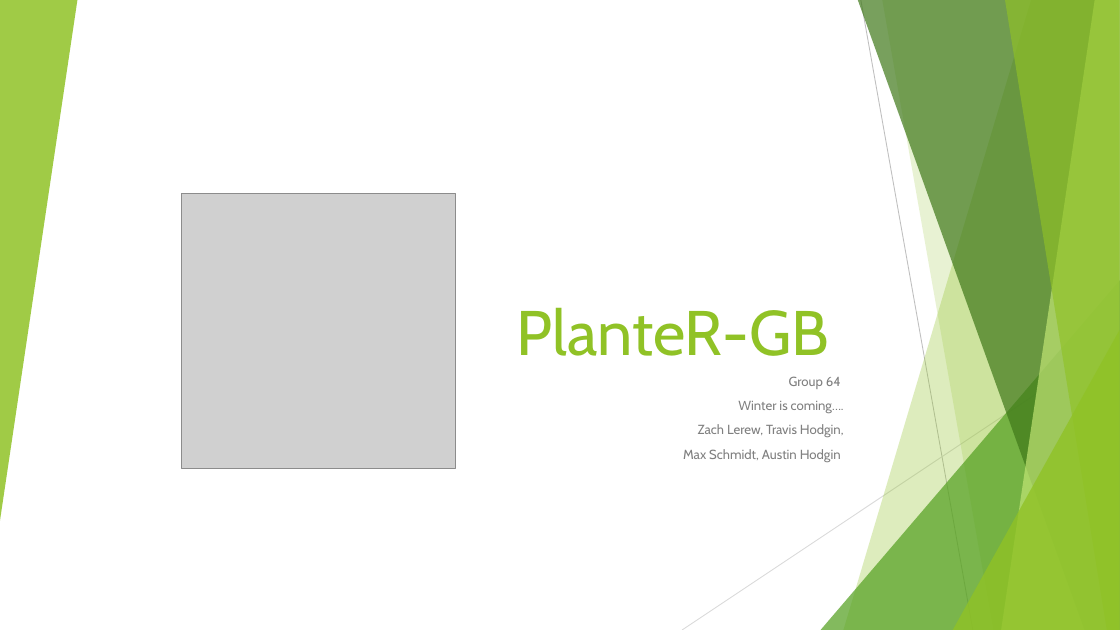
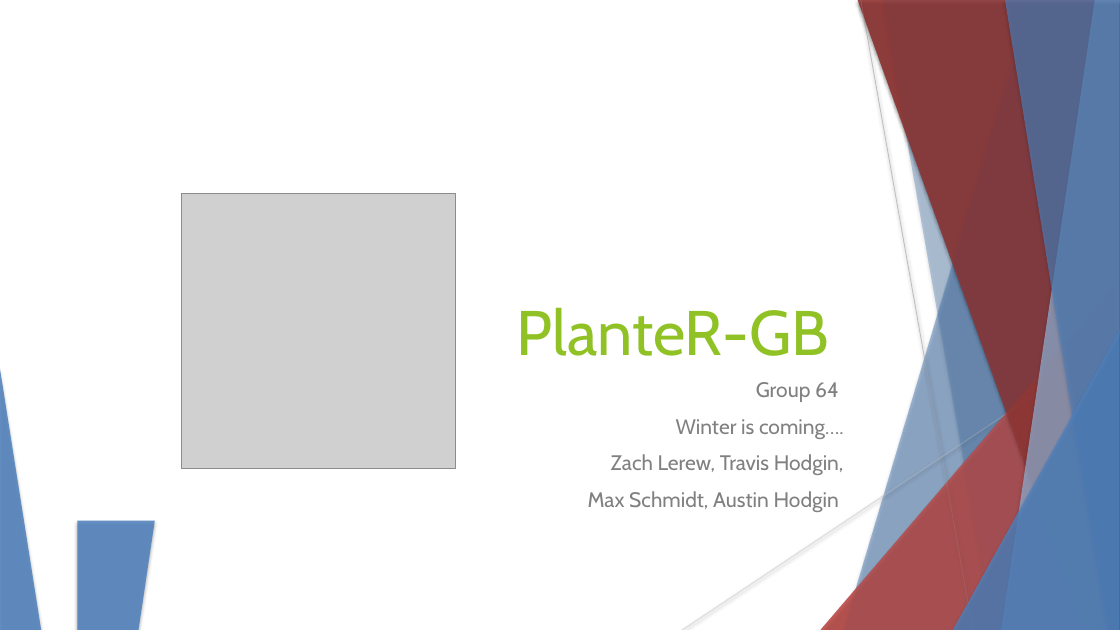
Before and after one commit to HodginAustin/Winter-Is-Coming, a slide deck: slide 1 of Documents/PresentationFall/Fall Presentation.pptx. Drawn at 1120x630 pixels with LibreOffice and Linux fonts; fonts in the diff are those of the drawing; grey boxes stand for pictures. Boxes give left, top, right and bottom in pixels: in the first picture for what was removed or moved away, otherwise in the second. Text is boxed around its words. In the diff, an @@ line names an element or a change of style, - is before the commit and + after.

```diff
--- a/Documents/PresentationFall/Fall Presentation.pptx
+++ b/Documents/PresentationFall/Fall Presentation.pptx
@@ triangle removed at [0,0,77,521] @@
@@ freeform shape at [844,0,1120,630]: fill #90C226 at 30% opacity to #4F81BD at 30% opacity; shadow on @@
@@ freeform shape added at [844,0,1120,630], fill #4F81BD at 30% opacity @@
@@ freeform shape at [858,0,1120,630]: fill #3F7819 at 70% opacity to #953735 at 70% opacity; shadow on @@
@@ freeform shape added at [858,0,1120,630], fill #953735 at 70% opacity @@
@@ line (861, 0) - (973, 630): stroke #BFBFBF 0.75 pt to #BFBFBF 0.74 pt @@
@@ freeform shape at [882,0,1120,630]: fill #90C226 at 20% opacity to #4F81BD at 20% opacity; shadow on; outline redrawn @@
@@ freeform shape added at [882,0,1120,630], fill #4F81BD at 20% opacity @@
@@ freeform shape at [1002,0,1120,630]: fill #C0E474 at 70% opacity to #95B3D7 at 70% opacity; shadow on @@
@@ freeform shape added at [1002,0,1120,630], fill #95B3D7 at 70% opacity @@
@@ freeform shape at [1005,0,1120,630]: fill #90C226 at 65% opacity to #4F81BD at 65% opacity; shadow on @@
@@ freeform shape added at [1005,0,1120,630], fill #4F81BD at 65% opacity @@
@@ triangle at [821,280,1120,630]: fill #54A021 at 72% opacity to #C0504D at 72% opacity; shadow on @@
@@ triangle added at [821,280,1120,630], fill #C0504D at 72% opacity @@
@@ line (1120, 339) - (682, 630): stroke #D9D9D9 0.75 pt to #D9D9D9 0.74 pt @@
@@ triangle at [953,330,1120,630]: fill #90C226 at 80% opacity to #4F81BD at 80% opacity; shadow on @@
@@ triangle added at [953,330,1120,630], fill #4F81BD at 80% opacity @@
@@ triangle added at [0,369,41,630], fill #4F81BD at 85% opacity @@
@@ text "Group 64" at [588,382,844,512]: size 11.2 to 18 pt; line spacing 0.8 to 1 @@
@@ triangle added at [77,521,155,630], fill #4F81BD at 85% opacity @@
```
Also in this commit, not shown: 7 other slides changed, 1 slide added, 1 slide removed, 1 other file.
